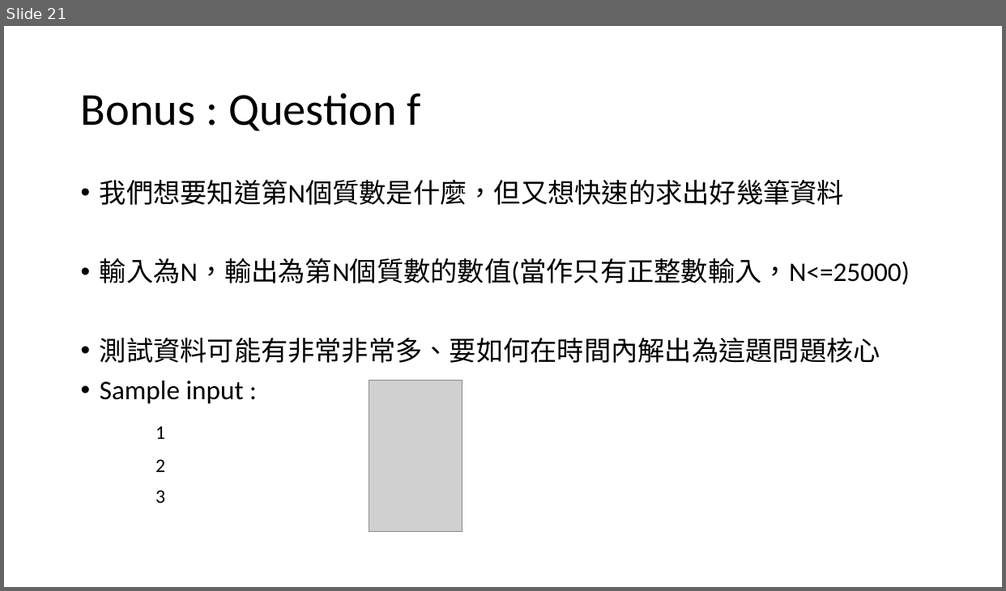
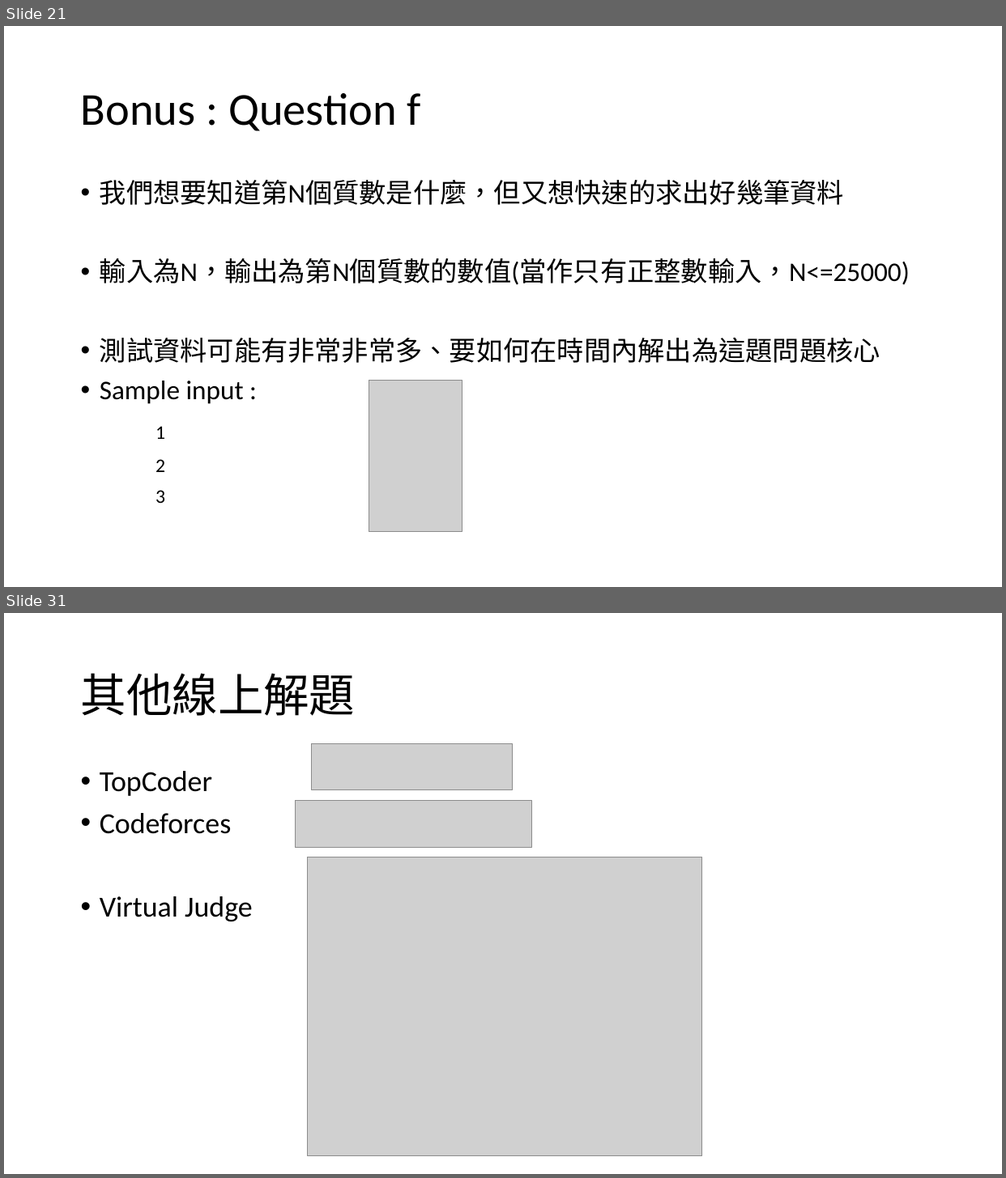
Before and after one commit to TheLurkingCat/Introduction-to-Computers-and-Programming, a slide deck: hw5/hw5.pptx. Shown one above the other, each under a label of ours: slide 21 before the commit, slides 21 and 31 after it; the slides between them are not shown. The pictures are 1006x591 and 1006x1178 pixels, drawn with LibreOffice and Linux fonts; fonts in the diff are those of the drawing; grey boxes stand for pictures. Boxes give left, top, right and bottom in pixels: in the first picture for what was removed or moved away, otherwise in the second. Text is boxed around its words. In the diff, an @@ line names an element or a change of style, - is before the commit and + after.

```diff
--- a/hw5/hw5.pptx
+++ b/hw5/hw5.pptx
@@ slide 31 added at (x1=4, y1=613, x2=1002, y2=1174), background #FFFFFF @@
@@ title added at (x1=81, y1=673, x2=356, y2=716), 44 pt, text #000000 @@
+其他線上解題
@@ picture added at (x1=312, y1=744, x2=513, y2=790) @@
@@ text added at (x1=100, y1=771, x2=253, y2=922), 28 pt, text #000000 @@
+• TopCoder
+• Codeforces
+• Virtual Judge
@@ picture added at (x1=296, y1=800, x2=532, y2=848) @@
@@ picture added at (x1=308, y1=857, x2=702, y2=1157) @@
```
Also in this commit, not shown: 3 slides changed, 13 other slides added, 3 other files.
